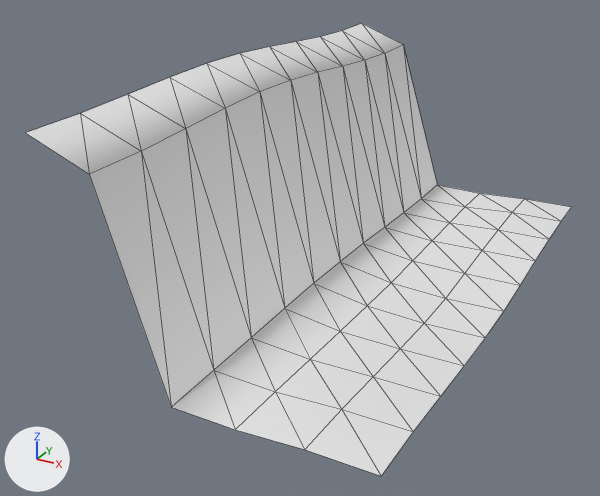
Renders of the OBJ model models/areas/lake_risen/grass_-3_-1.obj from each side of a commit.
Both versions are drawn from a 50 mm lens placed at (-47.85, -20.24, 18.99), pointed at (-65.2, 11.3, 3.21). The lights are fixed; the arrows at lower left show +X, +Y and +Z. The older version comes first. Mesh edges are drawn as thin lines. Where no turn or scale is listed for an object, it has been applied to the vertices. Vertices at exactly the same position are counted once.

Names of what the first picture shows: 'grass_-3_-1'.
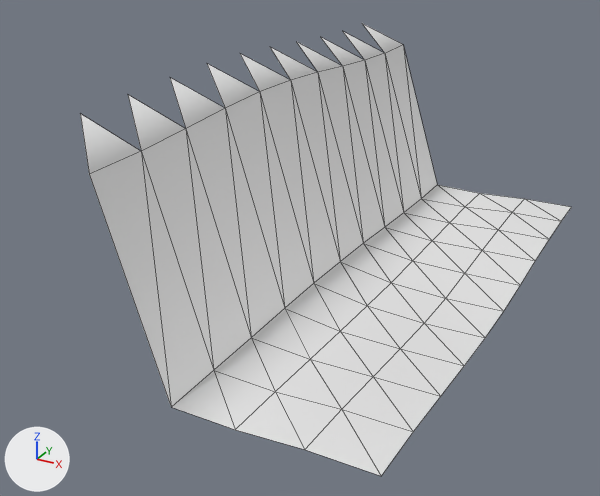
Boxes [x1, y1, x2, y2] around the edits, measured in the pictures (600 x 496 px):
'grass_-3_-1', reshaped (10% narrower): before [26, 23, 572, 476]; after [80, 24, 572, 476]
part 1 of me_grass__3__1, deleted: before [26, 23, 384, 174]

The change, as a diff of the scene's bpy script:
```diff
--- a/models/areas/lake_risen/grass_-3_-1.obj.py
+++ b/models/areas/lake_risen/grass_-3_-1.obj.py
@@ me_grass__3__1 @@
 # used by ob_grass__3__1; location = (0.0, 0.0, 0.0)
 # verts and faces of me_grass__3__1; kept vertices keep their numbers, new ones are numbered from 66
 # before: 0 (-70.0, 28.0, 11.0) at pixel (361, 23), 1 (-70.0, 25.2, 10.9) at pixel (342, 30), 2 (-67.2, 25.2, 9.9) at pixel (384, 53), 12 (-70.0, 22.4, 11.0) at pixel (320, 36), 13 (-67.2, 22.4, 9.9) at pixel (364, 60)
 # before: 18 (-70.0, 19.6, 11.2) at pixel (296, 41), 19 (-67.2, 19.6, 10.1) at pixel (342, 66), 24 (-70.0, 16.8, 11.3) at pixel (269, 46), 25 (-67.2, 16.8, 10.3) at pixel (317, 72), 30 (-70.0, 14.0, 11.4) at pixel (239, 53)
 # before: 31 (-67.2, 14.0, 10.4) at pixel (290, 80), 36 (-70.0, 11.2, 11.4) at pixel (206, 63), 37 (-67.2, 11.2, 10.4) at pixel (259, 91), 42 (-70.0, 8.4, 11.3) at pixel (169, 77), 43 (-67.2, 8.4, 10.3) at pixel (225, 108)
 # before: 48 (-70.0, 5.6, 11.2) at pixel (127, 94), 49 (-67.2, 5.6, 10.1) at pixel (185, 128), 54 (-70.0, 2.8, 11.0) at pixel (80, 113), 55 (-67.2, 2.8, 9.9) at pixel (141, 151), 60 (-70.0, 0.0, 10.9) at pixel (25, 132)
 # before: 61 (-67.2, 0.0, 9.9) at pixel (89, 174)
-me_grass__3__1.from_pydata(...)  # 66 vertices, 100 faces; spans x -70.0..-56.0, y 0.0..28.0, z 0.9..11.4
+me_grass__3__1.from_pydata(...)  # 65 vertices, 90 faces; spans x -70.0..-56.0, y 0.0..28.0, z 0.9..11.4
+# me_grass__3__1 part 1
+delete_vertices([60])  # with the faces that use them
+delete_faces([(0, 1, 2), (1, 12, 13), (12, 18, 19), (18, 24, 25), (24, 30, 31), (30, 36, 37)])
+delete_faces([(36, 42, 43), (42, 48, 49), (48, 54, 55)])
```
